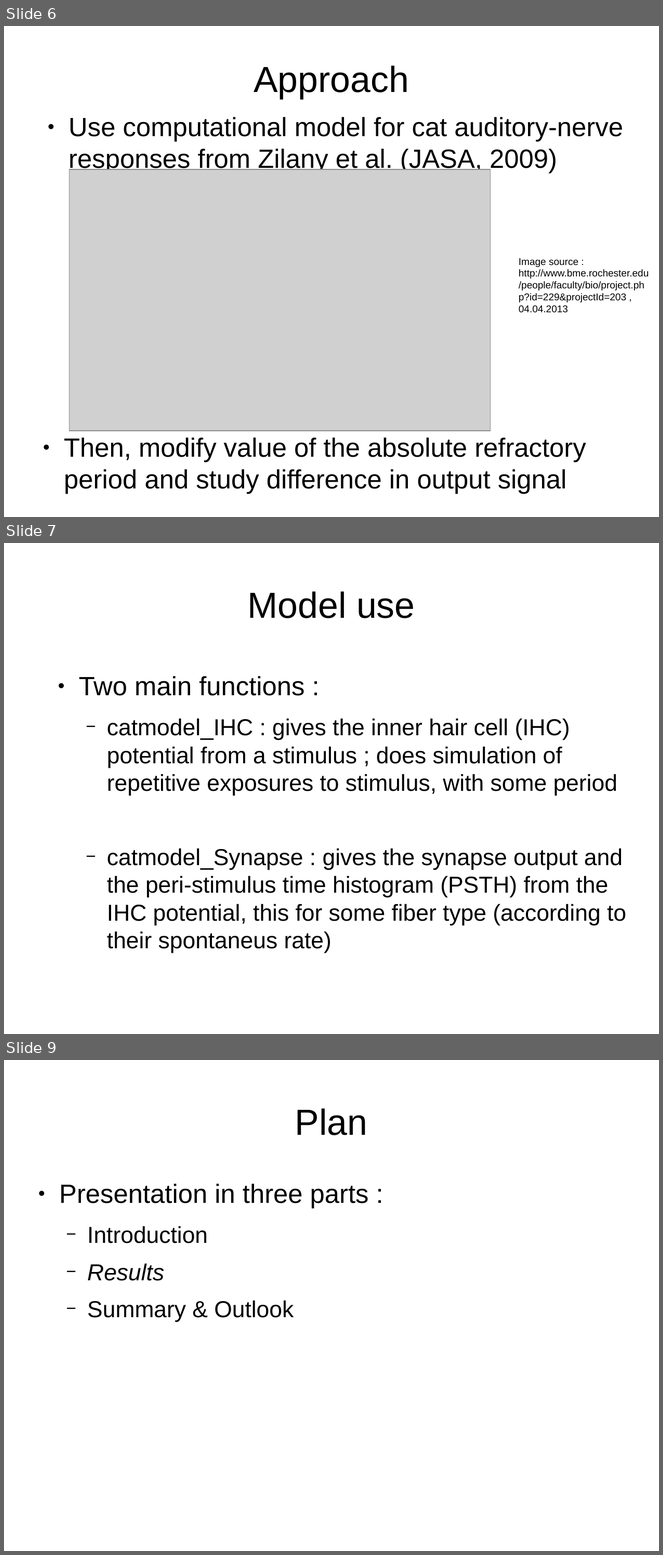
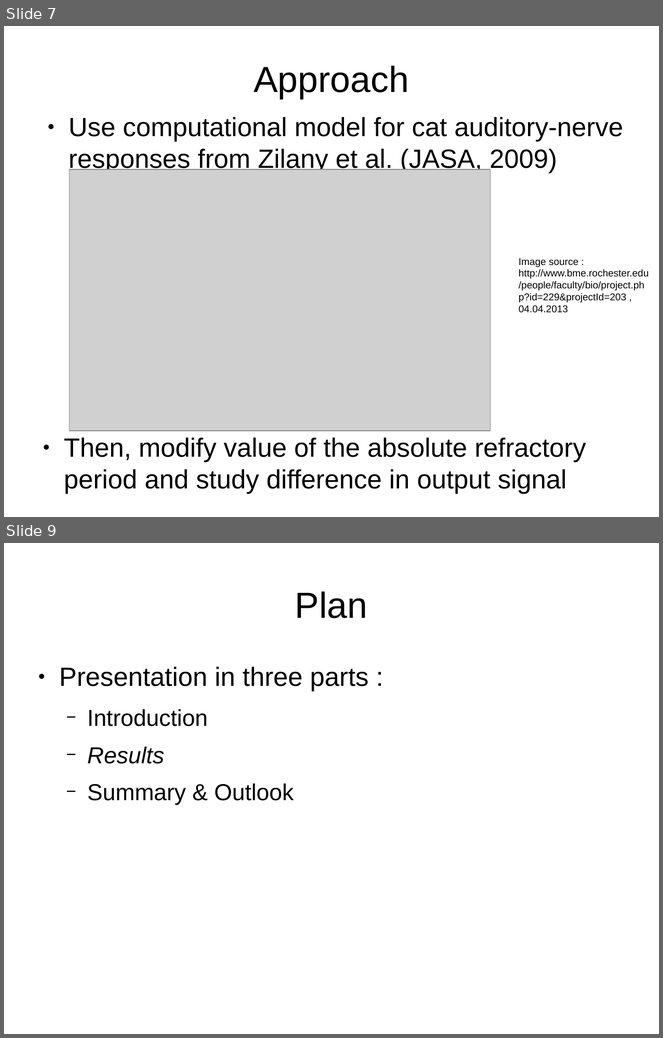
Before and after one commit to MaelleC/auditory-things, a slide deck: presentation/pres1.odp. Shown one above the other, each under a label of ours: slides 6, 7 and 9 before the commit, slides 7 and 9 after it; the slides between them are not shown. The pictures are 663x1555 and 663x1038 pixels, drawn with LibreOffice and Linux fonts; fonts in the diff are those of the drawing; grey boxes stand for pictures. Boxes give left, top, right and bottom in pixels: in the first picture for what was removed or moved away, otherwise in the second. Text is boxed around its words. In the diff, an @@ line names an element or a change of style, - is before the commit and + after.

Commit message:
2 slides system, change in model use shema

```diff
--- a/presentation/pres1.odp
+++ b/presentation/pres1.odp
@@ slide 7 removed at [4,543,659,1034], background #FFFFFF @@
@@ title removed at [248,591,415,618] @@
-Model use
@@ text removed at [79,676,626,953] @@
-● Two main functions :
-  − catmodel_IHC : gives the inner hair cell (IHC) potential from a stimulus ; does simulation of repetitive exposures to stimulus, with some period
-  − catmodel_Synapse : gives the synapse output and the peri-stimulus time histogram (PSTH) from the IHC potential, this for some fiber type (according to their spontaneus rate)
@@ what was slide 6 is now slide 7 @@
```
Also in this commit, not shown: 3 slides changed, 1 slide added.
